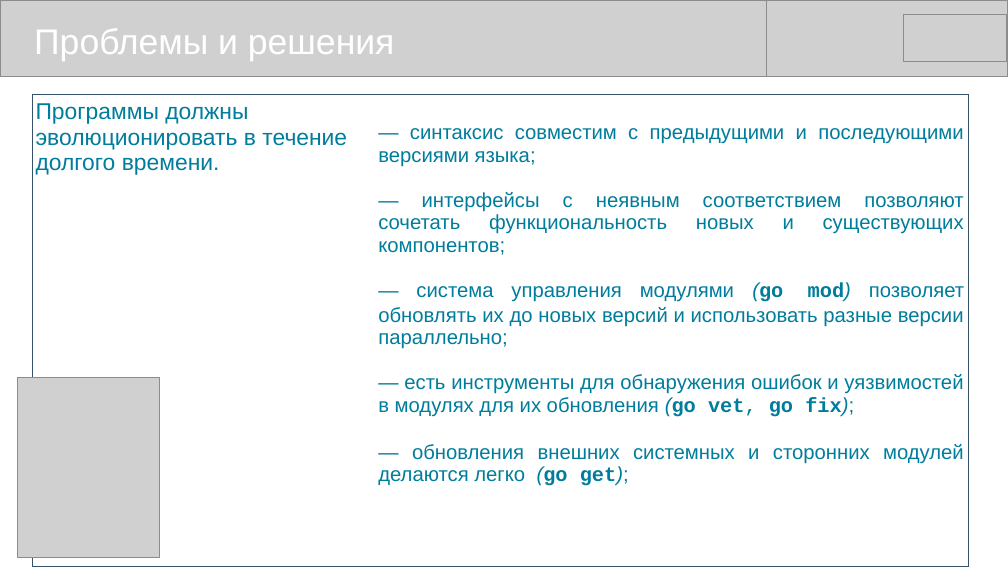
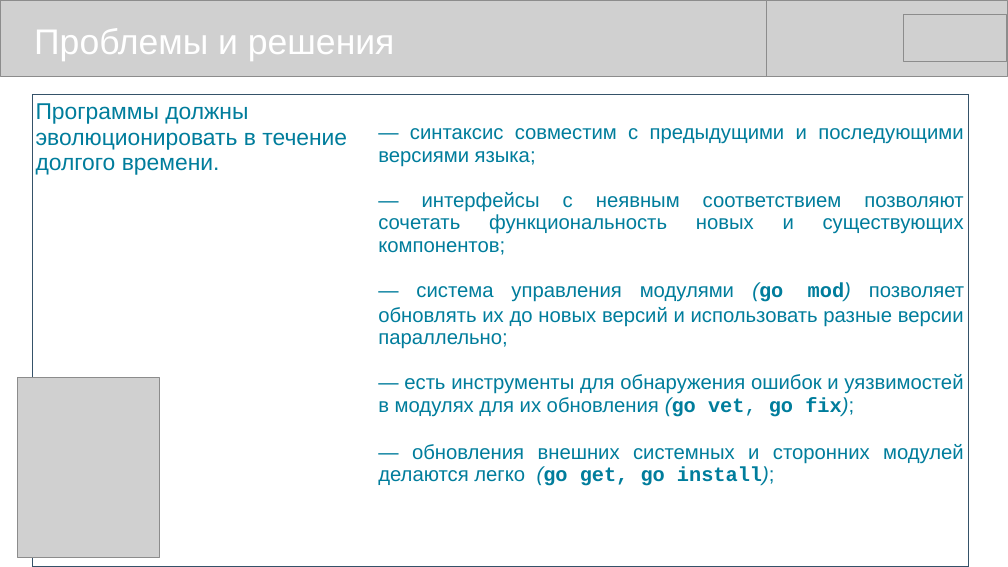
Before and after one commit to mike-shock/Go_language, a slide deck: slide 10 of view/Go_View.odp. Drawn at 1008x567 pixels with LibreOffice and Linux fonts; fonts in the diff are those of the drawing; grey boxes stand for pictures. Boxes give left, top, right and bottom in pixels: in the first picture for what was removed or moved away, otherwise in the second. Text is boxed around its words. In the diff, an @@ line names an element or a change of style, - is before the commit and + after.

```diff
--- a/view/Go_View.odp
+++ b/view/Go_View.odp
@@ table at (32,94,969,536) @@
-row 1, column 2: — синтаксис совместим с предыдущими и последующими версиями языка; / — интерфейсы с неявным соответствием позволяют сочетать функциональность новых и существующих компонентов; / — система управления модулями (go mod) позволяет обновлять их до новых версий и использовать разные версии параллельно; / — есть инструменты для обнаружения ошибок и уязвимостей в модулях для их обновления (go vet, go fix); / — обновления внешних системных и сторонних модулей делаются легко (go get);
+row 1, column 2: — синтаксис совместим с предыдущими и последующими версиями языка; / — интерфейсы с неявным соответствием позволяют сочетать функциональность новых и существующих компонентов; / — система управления модулями (go mod) позволяет обновлять их до новых версий и использовать разные версии параллельно; / — есть инструменты для обнаружения ошибок и уязвимостей в модулях для их обновления (go vet, go fix); / — обновления внешних системных и сторонних модулей делаются легко (go get, go install);
```
Also in this commit, not shown: 2 other slides changed, 1 other file.
